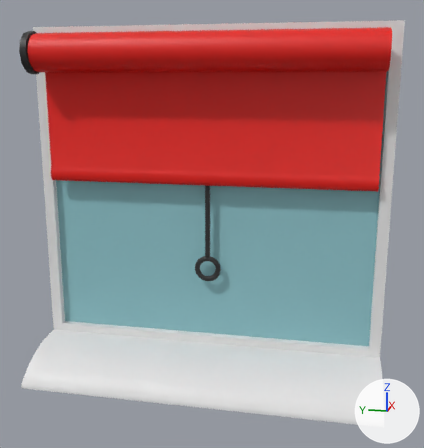
A saved change to the glTF model www/models/layouts/GB_071_window.glb.
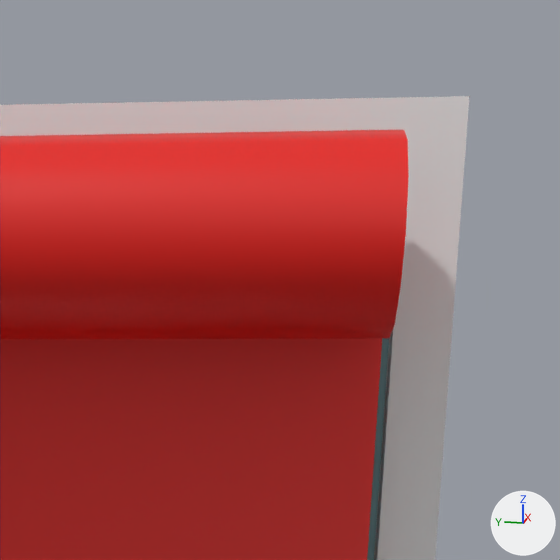
Each version is shown whole from a 50 mm lens placed at (-2.44, -0.5, 1.28), pointed at (-0.02, -0.01, 0.68), then close up on the part from 72% to 100% of the width and 0% to 26% of the height. Every picture has the same lights, and +X, +Y and +Z are marked at lower right.

In view in the first close-up: 'Window'.
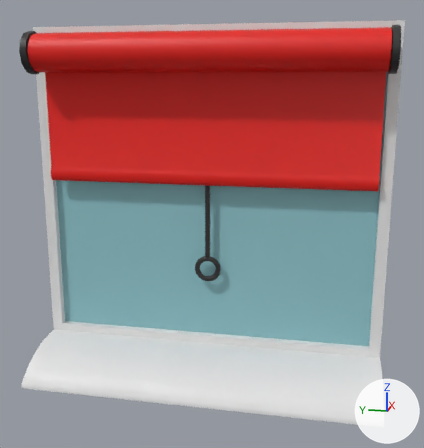
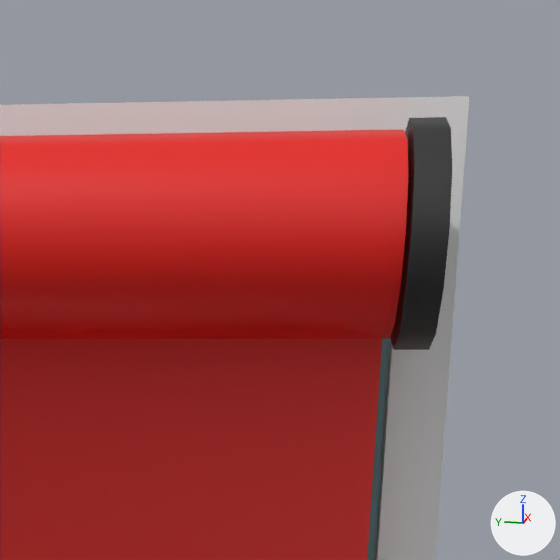
Changed parts and their boxes (x1, y1, x2, y2) in the close-ups (560 x 560 px):
'CurtainSide', added (black)
    after: (390, 117, 452, 350)

Patch to the scene script:
```diff
--- a/www/models/layouts/GB_071_window.glb.py
+++ b/www/models/layouts/GB_071_window.glb.py
@@ me_cylinder_001 @@
+me_cylinder_001.from_pydata(...)  # a 12-sided cylinder along y spanning x -0.218..-0.048, y 0.697..0.724, z 1.305..1.476; a 12-sided cylinder along y spanning x -0.218..-0.048, y -0.724..-0.697, z 1.305..1.476
+me_cylinder_001.materials.append(mat_darkgrey)  # black #292929
@@ ob_curtainside @@
+ob_curtainside = bpy.data.objects.new('CurtainSide', me_cylinder_001)
+ob_curtainside.location = (0.0, 0.0, 0.0)
```
